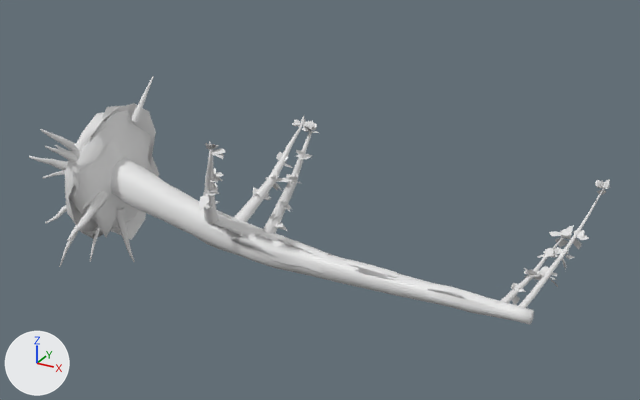
One commit to the FBX model Assets/models/jungle/uprooted_a.fbx: the scene before it, then after it.
One viewpoint serves both versions: a 50 mm camera at (16.75, -17.44, 10.9) aimed at (6.77, 0.7, 1.83). The axes (+X, +Y, +Z) are drawn at lower left. The lights are the same throughout. The older version comes first.

Names of what the first picture shows: 'uprooted_a'.
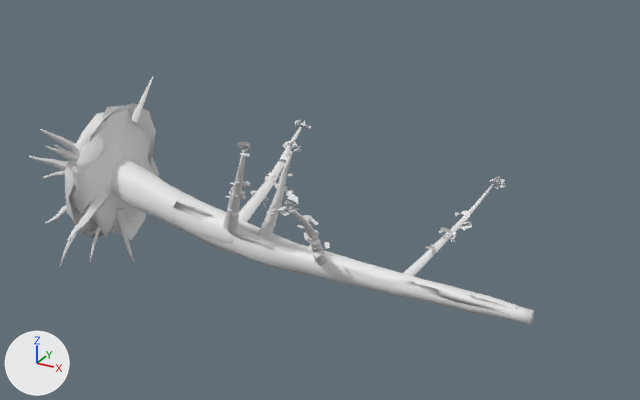
What differs and where, as boxes [x1, y1, x2, y2] in the pictures (640 x 400 px):
'uprooted_a', reshaped (13% narrower): before [29, 76, 610, 325]; after [29, 76, 534, 325]
part 1 of me_uprooted_a, rebuilt (31% narrower, 15% shorter): before [262, 131, 312, 234]; after [259, 151, 293, 238]
part 2 of me_uprooted_a, deleted: before [199, 116, 610, 305]
part 3 of me_uprooted_a, reshaped: before [202, 123, 604, 314]; after [173, 120, 518, 316]

The change in detail:
me_uprooted_a is used by ob_uprooted_a; location (0.0, 0.0, 0.0).
me_uprooted_a had 3517 vertices, 2891 faces and spanned x -0.43..13.29, y -2.43..4.04, z -0.93..4.11.
me_uprooted_a now has 3725 vertices, 2361 faces and spans x -0.43..12.6, y -3.25..3.26, z -0.93..4.11.
me_uprooted_a part 1: the loose piece of 30 vertices spanning x 5.33..6.44, y -0.11..0.92, z 0.58..3.56 is rebuilt with 30 vertices and now spans x 5.33..6.38, y -0.18..0.18, z 0.6..3.3.
me_uprooted_a part 2: 176 loose pieces with 1408 vertices, spanning x 4.0..13.29, y -1.69..4.04, z 0.16..3.81, are deleted.
me_uprooted_a part 3: 96 vertices moved from x 3.84..11.79, y -0.38..0.35, z 0.53..1.18 to x 3.05..11.79, y -0.39..0.35, z 0.57..1.39; 818 vertices removed from x 3.76..13.14, y -1.51..3.71, z 0.36..3.6; 2434 vertices added at x 2.9..12.24, y -3.25..3.26, z 0.32..4.08.
